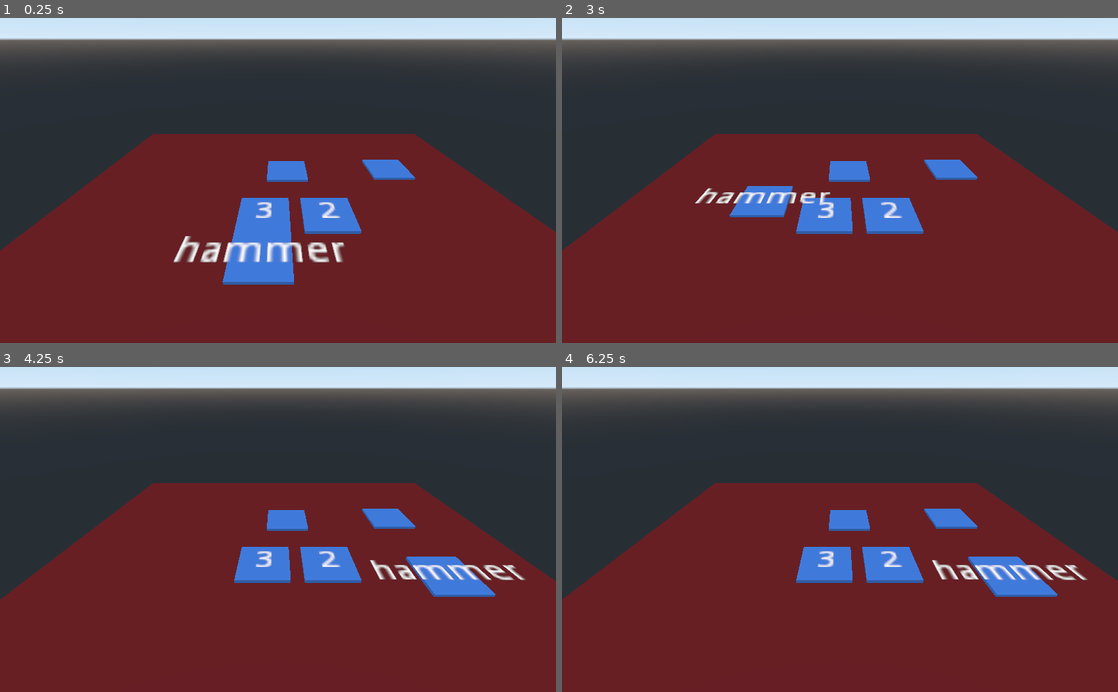
Above: before the commit, frames 1-4 (two rows, left to right).
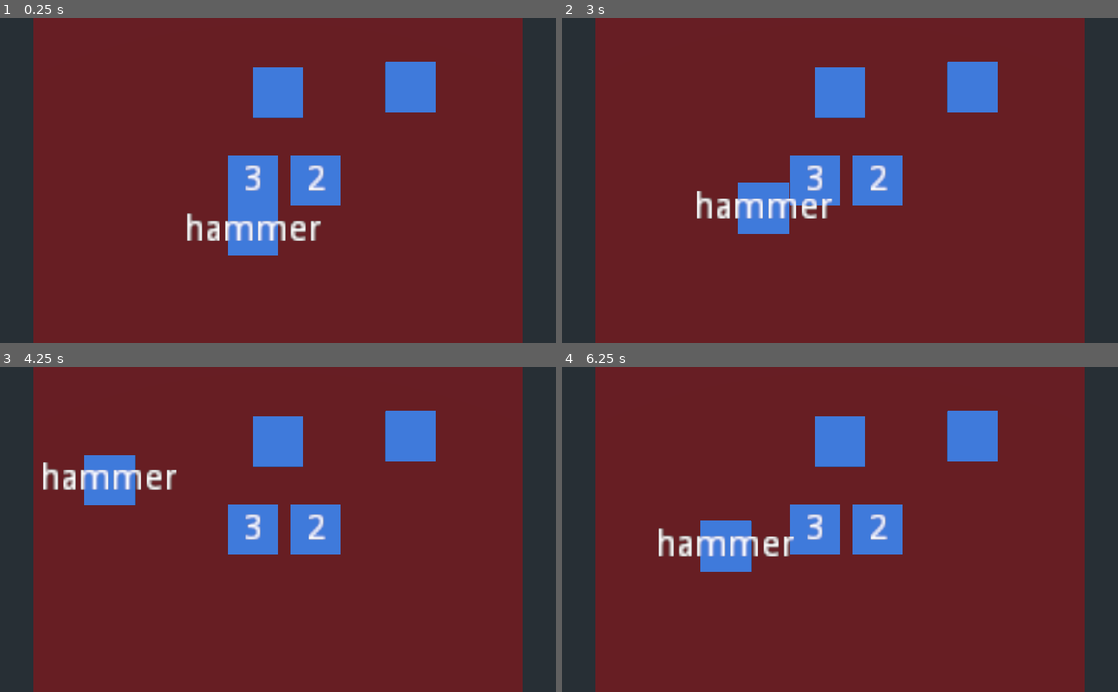
Above: after the commit, the same moments.

Repository: njj-abs/godot-merge-tile
Game: Godot game, scene res://3D/physics/DragAndDrop.tscn
Two runs of this game, one before a commit and one after it. Both use one fixed random seed, a clock stepped at 60 frames per second and the inputs below. This scene is started directly instead of the project's main scene.
Inputs (mouse positions are in pixels of both pictures, inside the frame that each line leads up to):
- Up to frame 1 (0.25 s): no input
- Up to frame 2 (3 s): tap Enter at 0.5, 2 s; move the mouse to (962, 164) at 0.52 s; click (962, 164) at 0.67 s; tap Space at 1.25, 2.75 s; drag from (728, 196) to (812, 245) at 1.27 s; move the mouse to (895, 109) at 2.02 s; click (895, 109) at 2.17 s; drag from (812, 245) to (673, 131) at 2.77 s
- Up to frame 3 (4.25 s): move the mouse to (444, 578) at 3.52 s; click (444, 578) at 3.67 s
- Up to frame 4 (6.25 s): tap Enter at 4.25 s; drag from (673, 480) to (756, 448) at 4.27 s; move the mouse to (867, 529) at 5.02 s; click (867, 529) at 5.17 s; tap Space at 5.75 s; drag from (756, 448) to (728, 545) at 5.77 s

The runs differ from the first frame. In frame 1, 50% of the frame differs, in the area x 0-100%, y 0-100%; in frame 2, 49%; in frame 3, 49%; in frame 4, 51%.

Commit message:
Change the camera position.

Diff:
--- a/3D/physics/DragAndDrop.tscn
+++ b/3D/physics/DragAndDrop.tscn
@@ -15,7 +15,9 @@
 script = ExtResource( 1 )
 
 [node name="Camera" type="Camera" parent="."]
-transform = Transform( 1, 0, 0, 0, 0.853914, 0.520414, 0, -0.520414, 0.853914, -0.453, 6.21, 7.069 )
+transform = Transform( 1, 0, 0, 0, -4.37114e-08, 1, 0, -1, -4.37114e-08, 0, 16.21, 0 )
+keep_aspect = 0
+current = true
 
 [node name="Tile" parent="." instance=ExtResource( 3 )]
 transform = Transform( 1, 0, 0, 0, 1, 0, 0, 0, 1, 5.28965, 0.1, -3.72262 )
